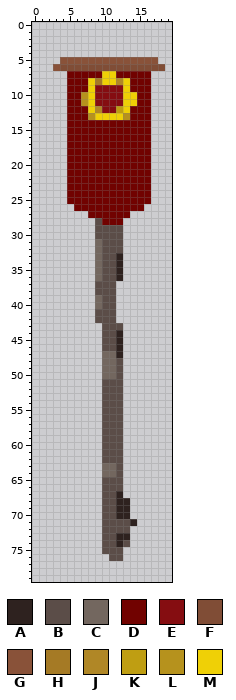
A pixel-art file gets an edit: Assets/Mazen/stickbanner.ase. The picture above is the old version.
20x80 pixels, 1 frame. Colours within 5 levels of each other are drawn and written as one. The old version is drawn lined up with the new one.
Palette (. is transparent): A #2e221f  B #5b4d48  C #73675f  D #710200  E #850d11  F #804d36  G #895239  H #a57a25  J #b08726  K #bf9e12  L #b6921d  M #efd006
Pixels before, first column x 3:
 5 .GGGGGGGGGGGGGG.
 6 GFFFFFFFFFFFFFFF
 7 ..DDDDDMMDDDDD..
 8 ..DDDMHMMJMDDD..
 9 ..DDDMEEEEMDDD..
10 ..DDLMEEEEMMDD..
11 ..DDLMEEEEMMDD..
12 ..DDDMJEEKMDDD..
13 ..DDDLMMMMLDDD..
14 ..DDDDDDDDDDDD..
15 ..DDDDDDDDDDDD..
16 ..DDDDDDDDDDDD..
17 ..DDDDDDDDDDDD..
18 ..DDDDDDDDDDDD..
19 ..DDDDDDDDDDDD..
20 ..DDDDDDDDDDDD..
21 ..DDDDDDDDDDDD..
22 ..DDDDDDDDDDDD..
23 ..DDDDDDDDDDDD..
24 ..DDDDDDDDDDDD..
25 ..DDDDDDDDDDDD..
26 ...DDDDDDDDDD...
27 .....DDDDDD.....
28 ......BDDD......
29 ......BBBB......
30 ......BBBB......
31 ......CBBB......
32 ......CBBB......
33 ......CBBA......
34 ......CBBA......
35 ......CBBA......
36 ......CBBA......
37 ......BBB.......
38 ......BBB.......
39 ......CBB.......
40 ......CBB.......
41 ......BBB.......
42 ......BBB.......
43 .......BBB......
44 .......BBA......
45 .......BBA......
46 .......BBA......
47 .......CCA......
48 .......CCB......
49 .......CCB......
50 .......CCB......
51 .......BBB......
52 .......BBB......
53 .......BBB......
54 .......BBB......
55 .......BBB......
56 .......BBB......
57 .......BBB......
58 .......BBB......
59 .......BBB......
60 .......BBB......
61 .......BBB......
62 .......BBB......
63 .......CCB......
64 .......CCB......
65 .......BBB......
66 .......BBB......
67 .......BBA......
68 .......BBAA.....
69 .......BBAA.....
70 .......BBAA.....
71 .......BBBBA....
72 .......BBBB.....
73 .......BBAA.....
74 .......BBAB.....
75 .......BBB......
76 ........BB......
After:
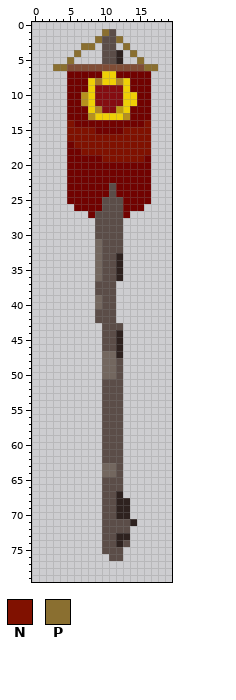
Colours new in this view: N #801100  P #8a6f30
Edits made:
whole drawing moved by +3,+0 (the old picture is shown already moved)
Changed rows in their new state; - is an unchanged pixel.
first column x 3:
 1 -------PB-------
 2 ------PBBP------
 3 ----PP-BB-P-----
 4 ---P---BBA-P----
 5 -.P....BBA..P..-
 6 PP-----------PP.
first column x 5:
14 N----------N
15 NNNN----NNNN
16 NNNNNNNNNNNN
17 -NNNNNNNNNNN
18 --NNNNNNNNNN
19 -----NNNNNN-
first column x 9:
23 --B-
24 --B-
25 -BBB
26 -BBB
27 BBBB
28 -BBB
Pixel boxes of the changes (left, top, right, bottom) in both pictures:
changed: (53, 29, 165, 71)
changed: (67, 120, 151, 225)
